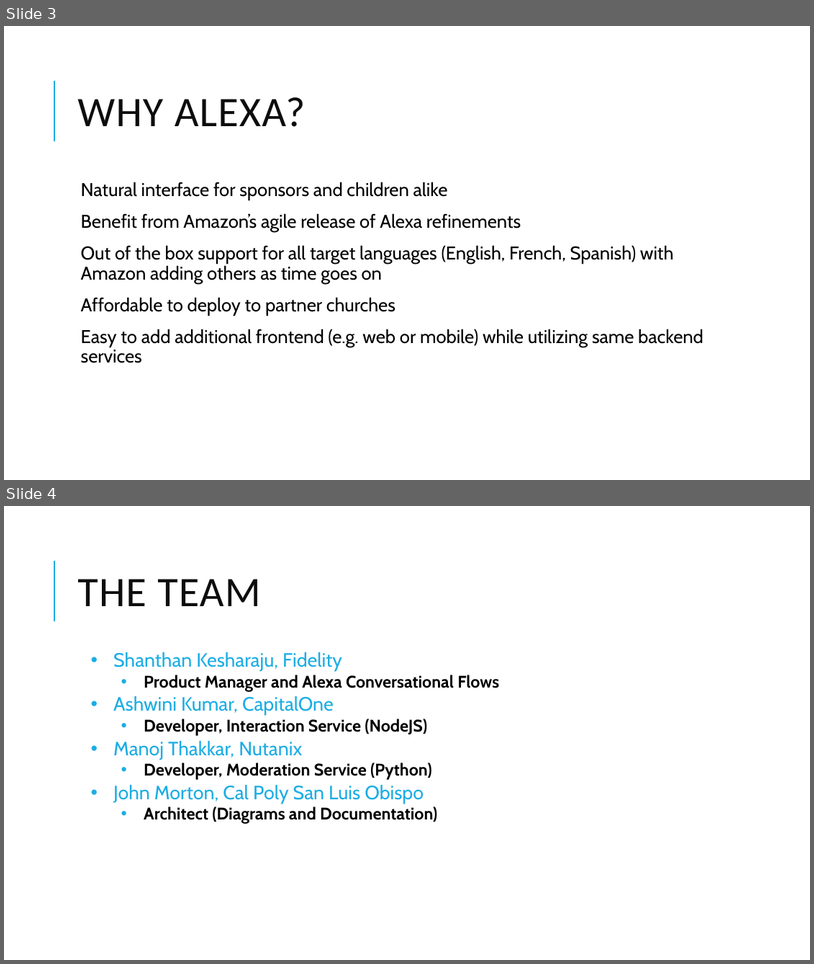
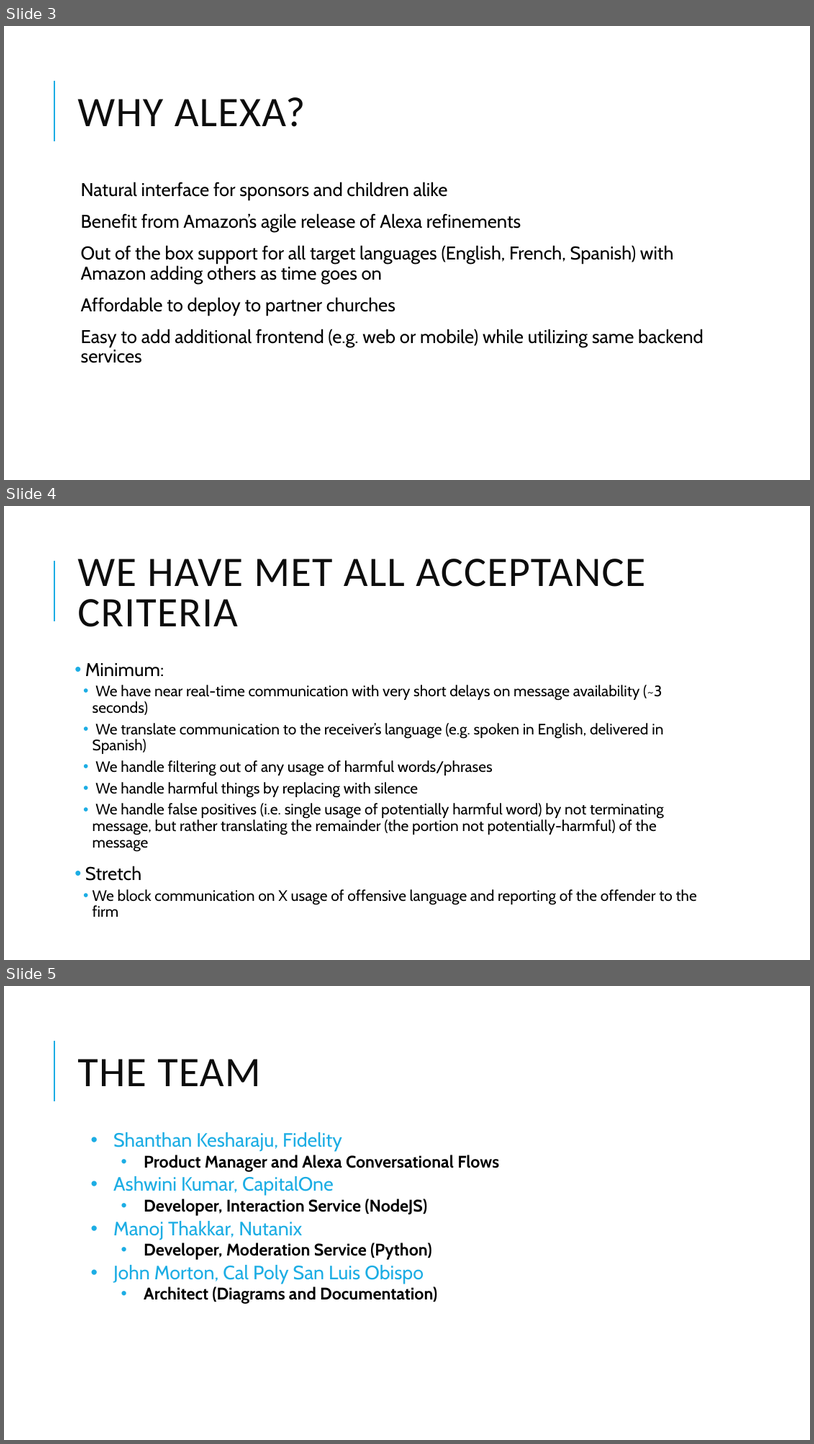
Before and after one commit to ashwiniverma/NonProfitCompassion, a slide deck: presentation.pptx. Shown one above the other, each under a label of ours: slides 3 and 4 before the commit, slides 3, 4 and 5 after it. The pictures are 814x964 and 814x1444 pixels, drawn with LibreOffice and Linux fonts; fonts in the diff are those of the drawing. Boxes give left, top, right and bottom in pixels: in the first picture for what was removed or moved away, otherwise in the second. Text is boxed around its words. In the diff, an @@ line names an element or a change of style, - is before the commit and + after.

Commit message:
final commit

```diff
--- a/presentation.pptx
+++ b/presentation.pptx
@@ slide 4 added at [4,506,810,960], background #FFFFFF; not listed: 1 template element that a slide beside it also shows @@
@@ title added at [77,559,646,627], 50 pt, text #0D0D0D @@
+WE HAVE MET ALL ACCEPTANCE CRITERIA
@@ text added at [85,663,697,916], 18 pt, text #000000 @@
+• Minimum:
+  • We have near real-time communication with very short delays on message availability (~3 seconds)
+  • We translate communication to the receiver’s language (e.g. spoken in English, delivered in Spanish)
+  • We handle filtering out of any usage of harmful words/phrases
+  • We handle harmful things by replacing with silence
+  • We handle false positives (i.e. single usage of potentially harmful word) by not terminating message, but rather translating the remainder (the portion not potentially-harmful) of the message
+• Stretch
+  • We block communication on X usage of offensive language and reporting of the offender to the firm
@@ what was slide 4 is now slide 5 @@
```
Also in this commit, not shown: 1 slide changed, 1 other slide added.
